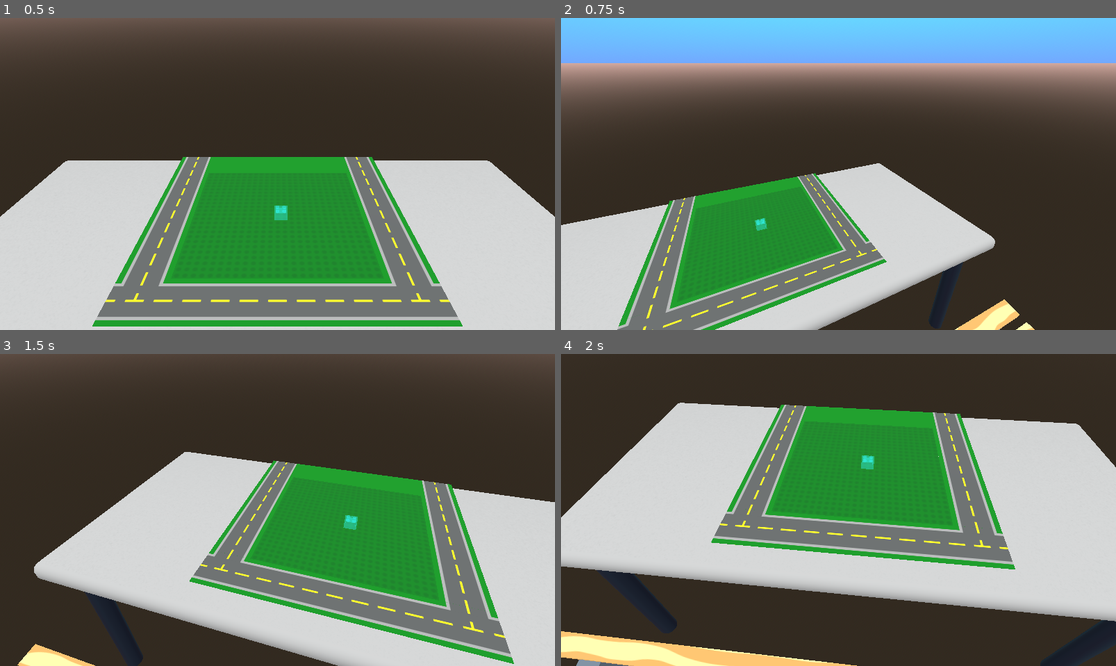
Above: before the commit, frames 1-4 (two rows, left to right).
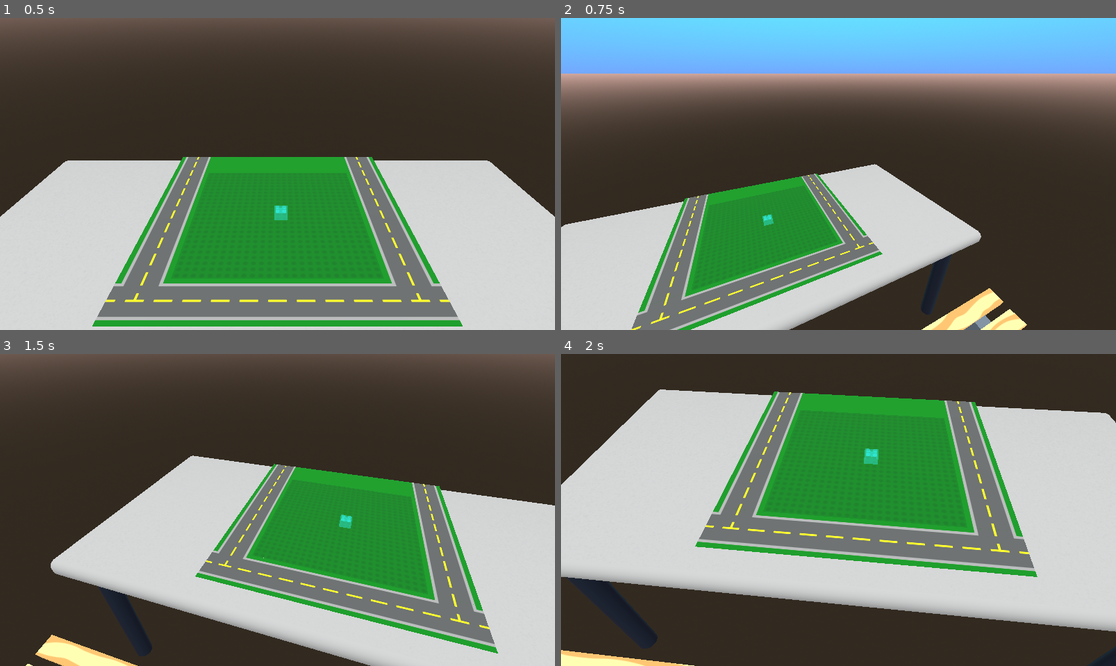
Above: after the commit, the same moments.

Repository: CE-Studio/gmtk2024
Game: Godot game, scene res://Scenes/game.tscn
Two runs of this game, one before a commit and one after it. Both use one fixed random seed, a clock stepped at 60 frames per second and the inputs below.
Inputs (mouse positions are in pixels of both pictures, inside the frame that each line leads up to):
- Up to frame 1 (0.5 s): no input
- Up to frame 2 (0.75 s): tap Enter at 0.5 s; move the mouse to (960, 158) at 0.52 s; hold Up from 0.53 s (still down); hold Right mouse button (game_break) from 0.53 s (still down); click (960, 158) at 0.67 s
- Up to frame 3 (1.5 s): release Up at 1.25 s; release Right mouse button (game_break) at 1.25 s; drag from (166, 525) to (249, 572) at 1.27 s
- Up to frame 4 (2 s): no input

Frame 1 is identical in both runs. In frame 2, 19% of the frame differs, in the area x 0-100%, y 14-100%; in frame 3, 13%; in frame 4, 25%, in the area x 0-100%, y 11-100%.

Commit message:
Deadzone shifted

Diff:
--- a/Scripts/CameraTilt.gd
+++ b/Scripts/CameraTilt.gd
@@ -28,8 +28,8 @@
 	rotation_degrees.y = lerpf(rotation_degrees.y, target_rot_x, delta * cam_smooth_rate)
 	var target_rot_y = lerpf(origin_rot.x - cam_range_Y, origin_rot.x + cam_range_Y, rangeY)
 	rotation_degrees.x = lerpf(rotation_degrees.x, target_rot_y, delta * cam_smooth_rate)
-	# Everything below is the zoom
-	var average_rot = (abs(rotation_degrees.x - origin_rot.x) + abs(rotation_degrees.y - origin_rot.y)) * 0.5
+	var adj_origin = Vector2(origin_rot.x - 12.5, origin_rot.y)
+	var average_rot = (abs(rotation_degrees.x - adj_origin.x) + abs(rotation_degrees.y - adj_origin.y)) * 0.5
 	if average_rot < zoom_deadzone_inner:
 		fov = cam_zoom_in
 	elif average_rot < zoom_deadzone_outer:
